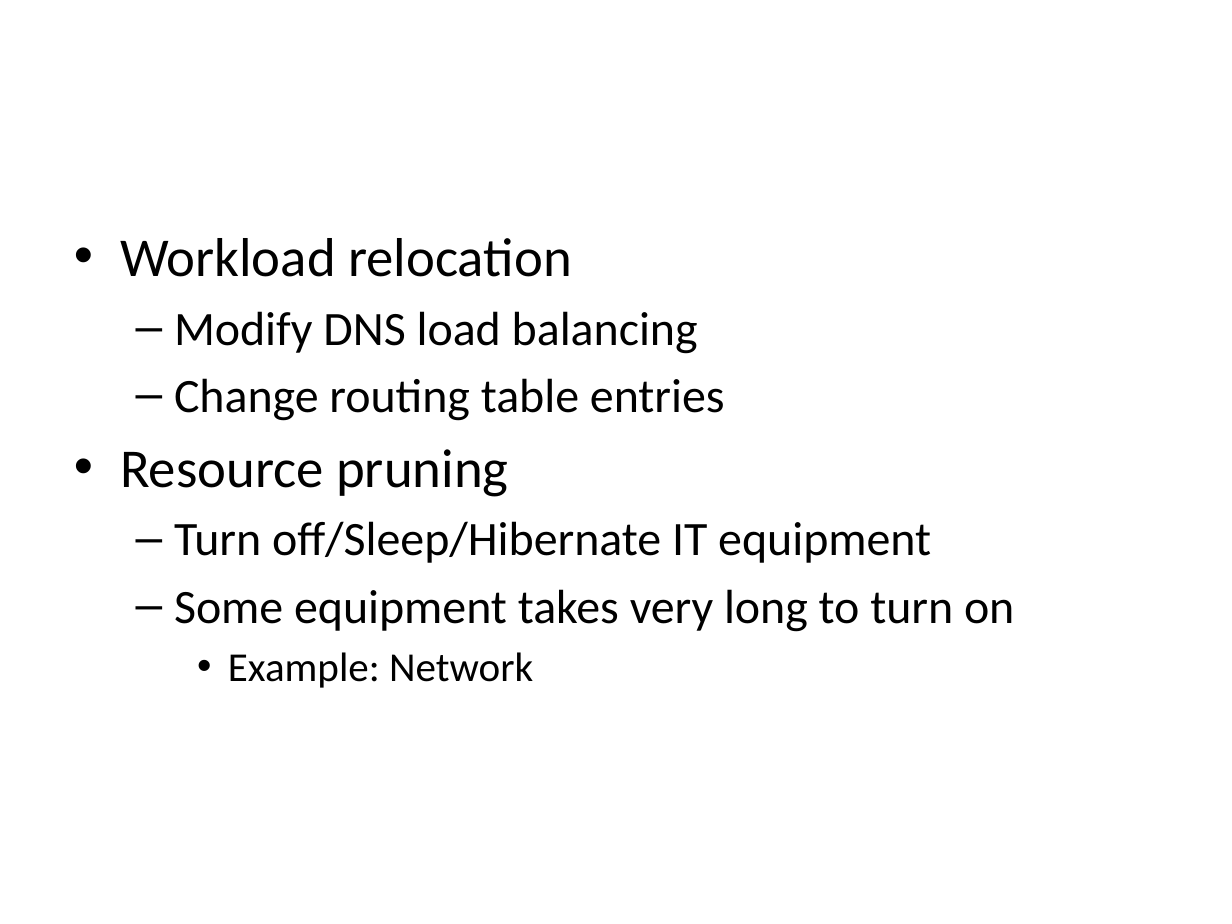
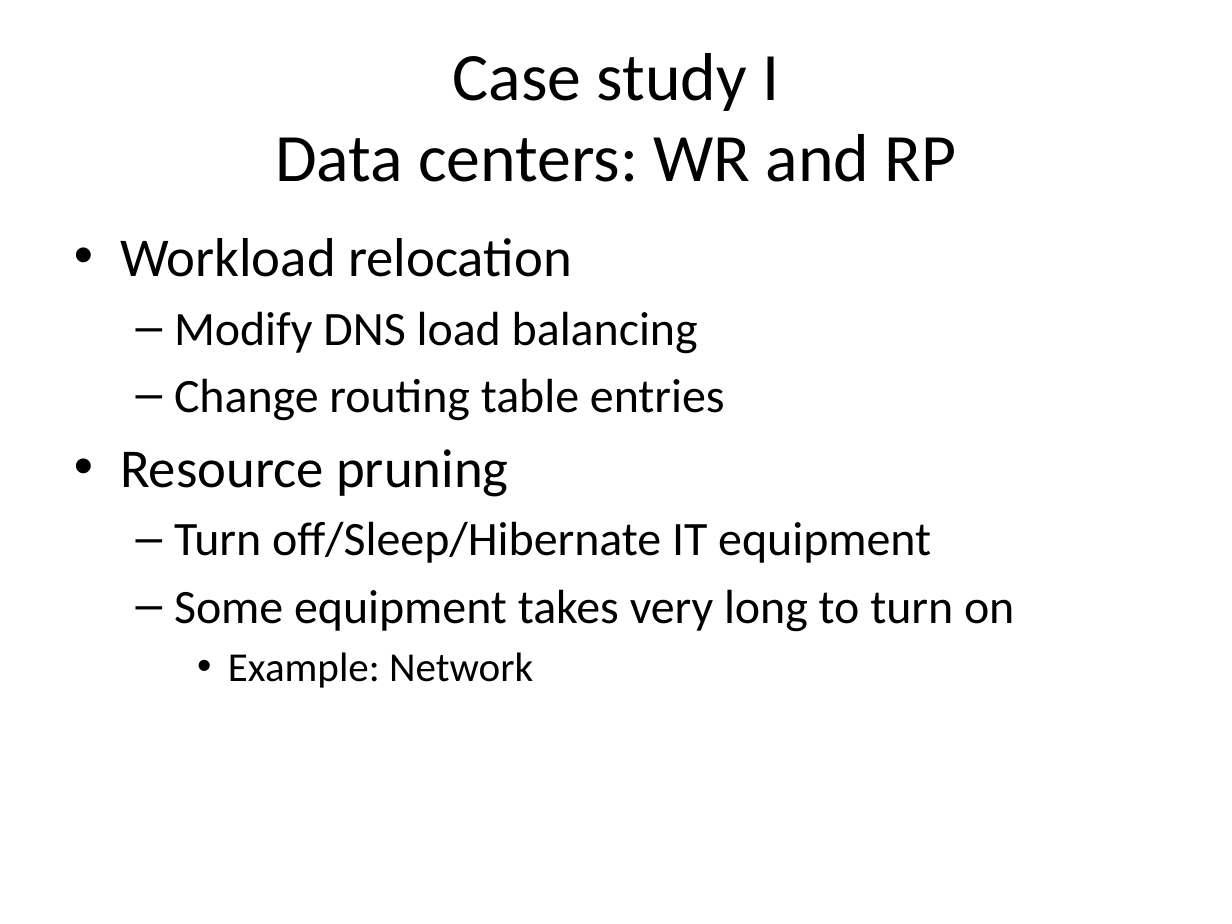
Before and after one commit to msaqib/Dissertation, a slide deck: slide 31 of RED-BL.pptx (slide 22 before the commit). Drawn at 1232x924 pixels with LibreOffice and Linux fonts; fonts in the diff are those of the drawing. Boxes give left, top, right and bottom in pixels: in the first picture for what was removed or moved away, otherwise in the second. Text is boxed around its words. In the diff, an @@ line names an element or a change of style, - is before the commit and + after.

```diff
--- a/RED-BL.pptx
+++ b/RED-BL.pptx
@@ title added at [275,53,957,182], 39.6 pt, text #000000 @@
+Case study I
+Data centers: WR and RP
```
Also in this commit, not shown: 2 other slides changed, 26 slides added, 1 slide removed.
